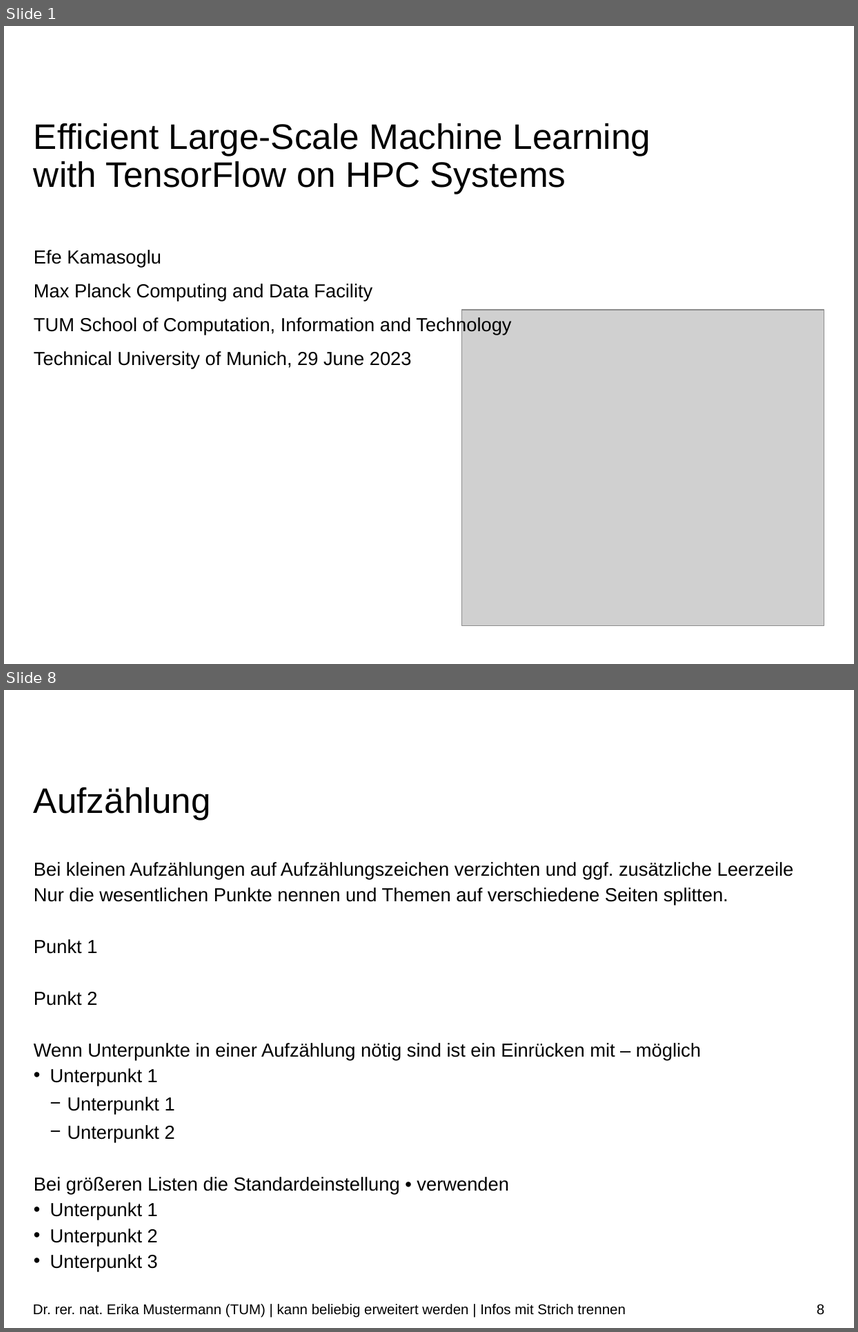
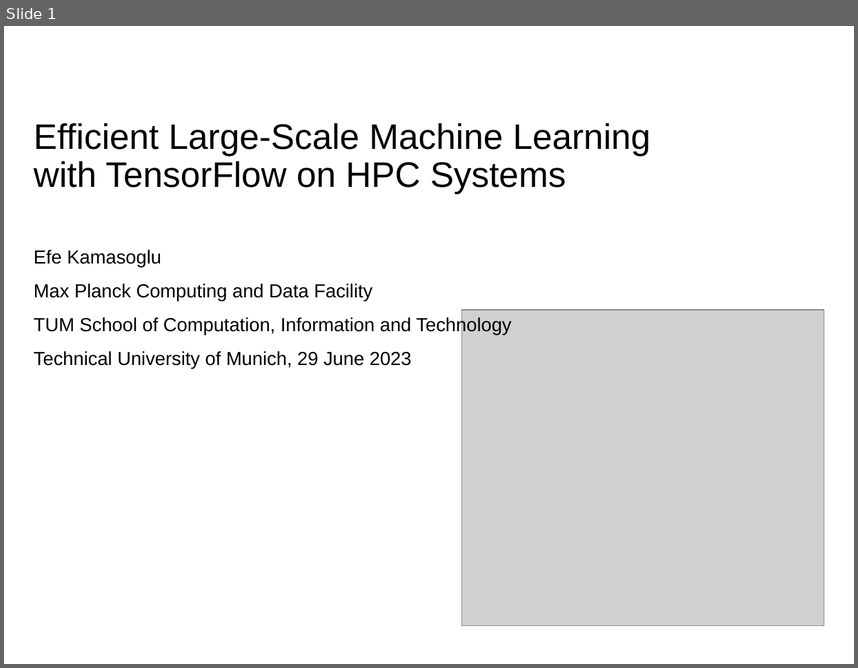
Before and after one commit to ekm01/EPHPC, a slide deck: Presentation/EPHPC_Presentation.odp. Shown one above the other, each under a label of ours: slides 1 and 8 before the commit, slide 1 after it; the slides between them are not shown. The pictures are 858x1332 and 858x668 pixels, drawn with LibreOffice and Linux fonts; fonts in the diff are those of the drawing; grey boxes stand for pictures; background and template pictures are left out. Boxes give left, top, right and bottom in pixels: in the first picture for what was removed or moved away, otherwise in the second. Text is boxed around its words. In the diff, an @@ line names an element or a change of style, - is before the commit and + after.

```diff
--- a/Presentation/EPHPC_Presentation.odp
+++ b/Presentation/EPHPC_Presentation.odp
@@ slide 8 removed at [4, 690, 854, 1328], background #FFFFFF @@
@@ title removed at [34, 787, 211, 820] @@
-Aufzählung
@@ text removed at [34, 862, 794, 1272] @@
-Bei kleinen Aufzählungen auf Aufzählungszeichen verzichten und ggf. zusätzliche Leerzeile
-Nur die wesentlichen Punkte nennen und Themen auf verschiedene Seiten splitten.
-Punkt 1
-Punkt 2
-Wenn Unterpunkte in einer Aufzählung nötig sind ist ein Einrücken mit – möglich
-  • Unterpunkt 1
-    − Unterpunkt 1
-    − Unterpunkt 2
-Bei größeren Listen die Standardeinstellung • verwenden
-  • Unterpunkt 1
-  • Unterpunkt 2
-  • Unterpunkt 3
@@ text removed at [33, 1303, 625, 1317] @@
-Dr. rer. nat. Erika Mustermann (TUM) | kann beliebig erweitert werden | Infos mit Strich trennen
@@ page number removed at [817, 1303, 824, 1314] @@
-8
```
Also in this commit, not shown: 7 slides changed, 11 other slides removed, 1 other file.
